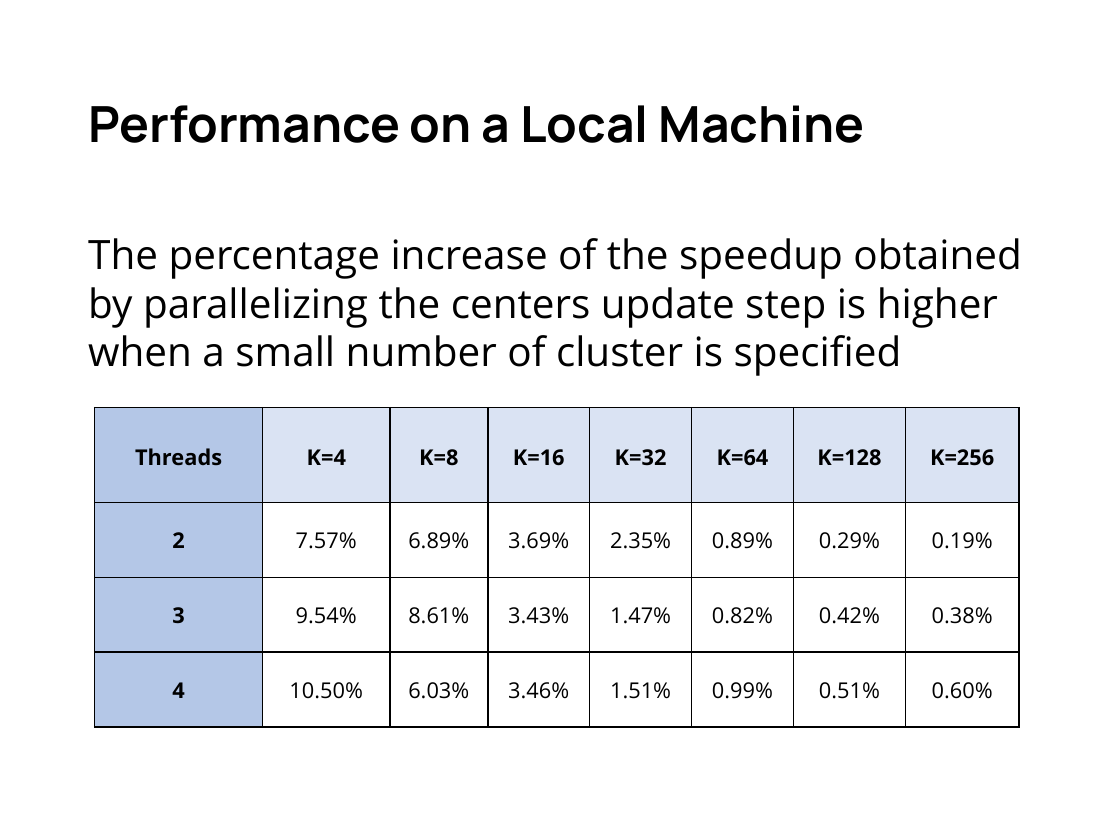
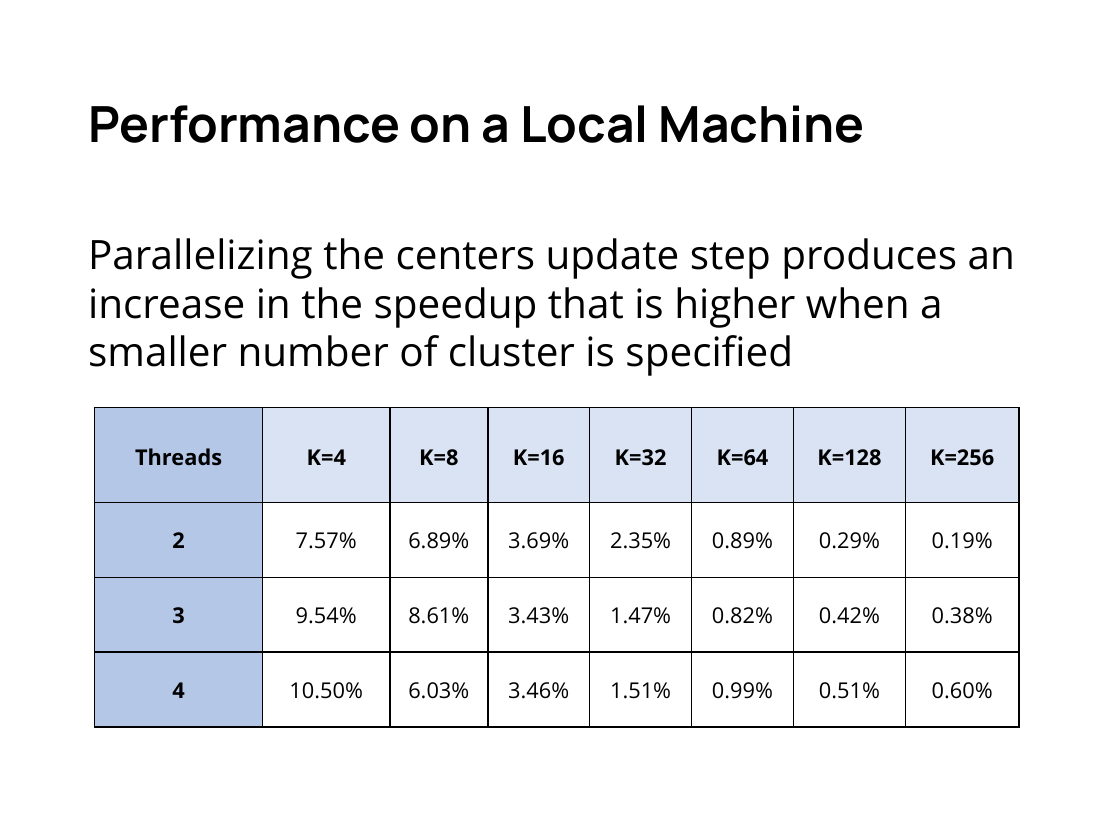
Before and after one commit to gabrielemirando/image-segmentation, a slide deck: slide 12 of docs/pres.pptx. Drawn at 1120x840 pixels with LibreOffice and Linux fonts; fonts in the diff are those of the drawing. Boxes give left, top, right and bottom in pixels: in the first picture for what was removed or moved away, otherwise in the second. Text is boxed around its words. In the diff, an @@ line names an element or a change of style, - is before the commit and + after.

Commit message:
presentation completed

```diff
--- a/docs/pres.pptx
+++ b/docs/pres.pptx
@@ text at (x1=88, y1=238, x2=1015, y2=376): text changed @@
-The percentage increase of the speedup obtained by parallelizing the centers update step is higher when a small number of cluster is specified
+Parallelizing the centers update step produces an increase in the speedup that is higher when a smaller number of cluster is specified
```
Also in this commit, not shown: 8 other slides changed.
